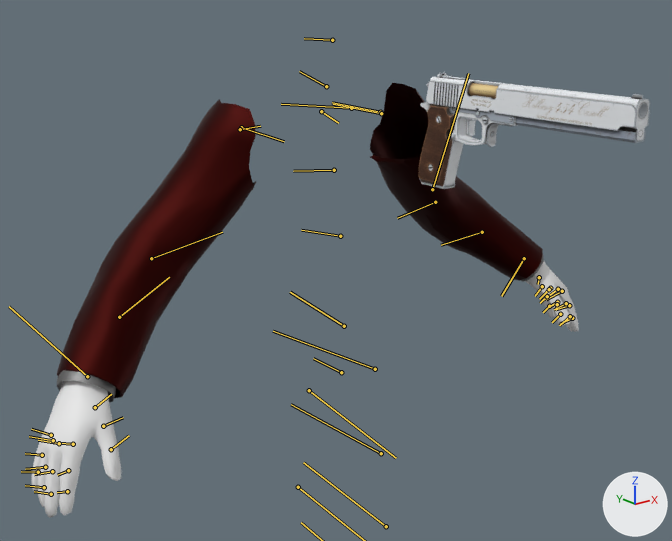
The FBX model GameData/models/weapons/pistol2.fbx as it was, and as the next commit left it.
One viewpoint serves both versions: a camera (50 mm lens) standing at (-1.145, -1.542, 0.077) and looking at (-0.087, -0.219, -0.452). Lighting does not change. The marker at lower right points along +X, +Y and +Z. The bones that bend it are drawn over the model as lines.

The first picture shows 'PlayerModelMerged'.
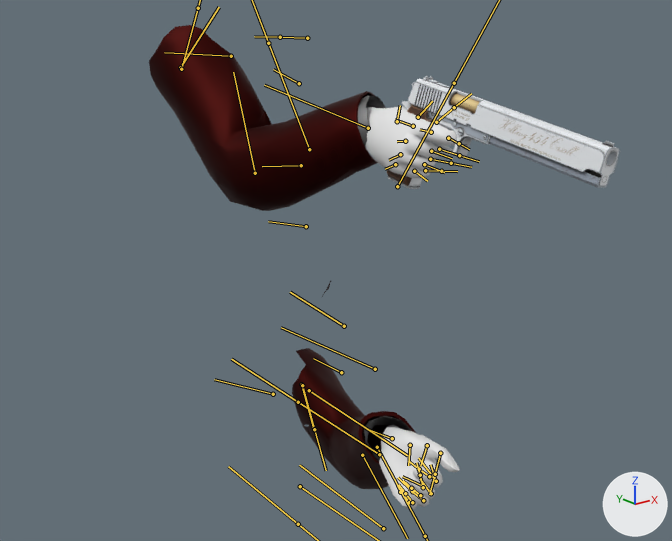
The newer file adds an action. The first version stands in its rest pose; the second is drawn at frame 10 of the action 'root|root|root|root|root|root|Unreal Take|Base Layer'.

The edits, one by one:
Bone 'spine_02' (bone_spine_02) moves from (0.0, 0.0, 0.0) to (1.7, 7.7, 2.7).
Bone 'spine_02' (bone_spine_02) turns from (0, 0, 0) to (1, 5, 0) degrees about its own x, y and z.
Bone 'spine_02' (bone_spine_02) is rescaled from (1.0, 1.0, 1.0) to (1.0, 1.02, 1.0).
Bone 'spine_03' (bone_spine_03) moves from (0.0, 0.0, 0.0) to (-0.7, 0.2, 0.7).
Bone 'clavicle_l' (bone_clavicle_l) moves from (0.0, 0.0, 0.0) to (19.4, 11.3, -66.0).
Bone 'upperarm_l' (bone_upperarm_l) turns from (0, 0, 0) to (-16, 16, -92) degrees about its own x, y and z.
Bone 'lowerarm_l' (bone_lowerarm_l) turns from (0, 0, 0) to (0, 11, -17) degrees about its own x, y and z.
Bone 'hand_l' (bone_hand_l) turns from (0, 0, 0) to (-83, -62, 20) degrees about its own x, y and z.
Bone 'index_01_l' (bone_index_01_l) turns from (0, 0, 0) to (-21, 19, 23) degrees about its own x, y and z.
Bone 'index_02_l' (bone_index_02_l) turns from (0, 0, 0) to (-20, -5, 27) degrees about its own x, y and z.
Bone 'index_03_l' (bone_index_03_l) turns from (0, 0, 0) to (32, -16, 24) degrees about its own x, y and z.
Bone 'middle_01_l' (bone_middle_01_l) turns from (0, 0, 0) to (17, 20, 23) degrees about its own x, y and z.
Bone 'middle_02_l' (bone_middle_02_l) turns from (0, 0, 0) to (-19, 9, 37) degrees about its own x, y and z.
Bone 'middle_03_l' (bone_middle_03_l) turns from (0, 0, 0) to (-9, -11, 44) degrees about its own x, y and z.
Bone 'pinky_01_l' (bone_pinky_01_l) turns from (0, 0, 0) to (-3, 25, 11) degrees about its own x, y and z.
Bone 'pinky_02_l' (bone_pinky_02_l) turns from (0, 0, 0) to (3, 4, 27) degrees about its own x, y and z.
Bone 'pinky_03_l' (bone_pinky_03_l) turns from (0, 0, 0) to (-8, 1, 51) degrees about its own x, y and z.
Bone 'ring_01_l' (bone_ring_01_l) turns from (0, 0, 0) to (10, 24, 14) degrees about its own x, y and z.
Bone 'ring_02_l' (bone_ring_02_l) turns from (0, 0, 0) to (4, 3, 38) degrees about its own x, y and z.
Bone 'ring_03_l' (bone_ring_03_l) turns from (0, 0, 0) to (-7, 2, 50) degrees about its own x, y and z.
Bone 'thumb_01_l' (bone_thumb_01_l) turns from (0, 0, 0) to (17, -12, -7) degrees about its own x, y and z.
Bone 'thumb_02_l' (bone_thumb_02_l) turns from (0, 0, 0) to (2, 4, 6) degrees about its own x, y and z.
Bone 'thumb_03_l' (bone_thumb_03_l) turns from (0, 0, 0) to (2, 0, 13) degrees about its own x, y and z.
Bone 'clavicle_r' (bone_clavicle_r) moves from (0.0, 0.0, 0.0) to (-11.0, 1.6, -11.1).
Bone 'clavicle_r' (bone_clavicle_r) turns from (0, 0, 0) to (-8, 6, 54) degrees about its own x, y and z.
Bone 'upperarm_r' (bone_upperarm_r) turns from (0, 0, 0) to (-5, 71, -89) degrees about its own x, y and z.
Bone 'lowerarm_r' (bone_lowerarm_r) turns from (0, 0, 0) to (-3, 11, -32) degrees about its own x, y and z.
Bone 'hand_r' (bone_hand_r) moves from (0.0, 0.0, 0.0) to (0.0, -0.8, -0.2).
Bone 'hand_r' (bone_hand_r) turns from (0, 0, 0) to (13, -31, -27) degrees about its own x, y and z.
Bone 'index_01_r' (bone_index_01_r) turns from (0, 0, 0) to (-19, -1, -9) degrees about its own x, y and z.
Bone 'index_03_r' (bone_index_03_r) turns from (0, 0, 0) to (-5, 12, 70) degrees about its own x, y and z.
Bone 'middle_01_r' (bone_middle_01_r) turns from (0, 0, 0) to (-10, 6, 24) degrees about its own x, y and z.
Bone 'middle_02_r' (bone_middle_02_r) turns from (0, 0, 0) to (0, 2, 73) degrees about its own x, y and z.
Bone 'middle_03_r' (bone_middle_03_r) turns from (0, 0, 0) to (-1, 2, 55) degrees about its own x, y and z.
Bone 'pinky_01_r' (bone_pinky_01_r) turns from (0, 0, 0) to (2, 11, 25) degrees about its own x, y and z.
Bone 'pinky_02_r' (bone_pinky_02_r) turns from (0, 0, 0) to (-12, -4, 67) degrees about its own x, y and z.
Bone 'pinky_03_r' (bone_pinky_03_r) turns from (0, 0, 0) to (8, 1, 63) degrees about its own x, y and z.
Bone 'ring_01_r' (bone_ring_01_r) turns from (0, 0, 0) to (-6, 2, 22) degrees about its own x, y and z.
Bone 'ring_02_r' (bone_ring_02_r) turns from (0, 0, 0) to (1, 2, 83) degrees about its own x, y and z.
Bone 'ring_03_r' (bone_ring_03_r) turns from (0, 0, 0) to (1, 0, 38) degrees about its own x, y and z.
Bone 'thumb_01_r' (bone_thumb_01_r) turns from (0, 0, 0) to (22, 9, 9) degrees about its own x, y and z.
Bone 'thumb_02_r' (bone_thumb_02_r) turns from (0, 0, 0) to (0, -8, 15) degrees about its own x, y and z.
Bone 'thumb_03_r' (bone_thumb_03_r) turns from (0, 0, 0) to (0, 0, 21) degrees about its own x, y and z.
Bone 'pistol' (bone_pistol) moves from (0.0, 0.0, 0.0) to (-49.2, -54.7, -24.2).
Bone 'pistol' (bone_pistol) turns from (0, 0, 0) to (74, -8, -24) degrees about its own x, y and z.

Where the change shows, as pixel boxes (x1, y1, x2, y2) in the pictures (672 x 541 px):
'PlayerModelMerged', posed (24% narrower, 9% taller): before (31, 72, 650, 518); after (149, 25, 620, 510)
bone 'spine_02', root to tip: before (340, 236) to (301, 230); after (306, 226) to (268, 221)
bone 'spine_03', root to tip: before (334, 170) to (293, 171); after (301, 165) to (262, 166)
bone 'clavicle_l', root to tip: before (351, 108) to (281, 104); after (273, 394) to (214, 379)
bone 'upperarm_l', root to tip: before (380, 112) to (332, 102); after (301, 384) to (313, 428)
bone 'lowerarm_l', root to tip: before (435, 202) to (397, 218); after (362, 455) to (407, 538)
bone 'hand_l', root to tip: before (524, 258) to (501, 296); after (392, 438) to (366, 428)
bone 'index_01_l', root to tip: before (562, 291) to (546, 299); after (432, 476) to (418, 458)
bone 'index_02_l', root to tip: before (569, 305) to (556, 309); after (436, 481) to (430, 464)
bone 'index_03_l', root to tip: before (572, 318) to (560, 324); after (429, 476) to (419, 469)
bone 'middle_01_l', root to tip: before (558, 289) to (543, 299); after (424, 486) to (402, 476)
bone 'middle_02_l', root to tip: before (566, 303) to (554, 309); after (431, 493) to (420, 479)
bone 'middle_03_l', root to tip: before (570, 316) to (559, 325); after (423, 487) to (420, 475)
bone 'pinky_01_l', root to tip: before (542, 286) to (535, 296); after (400, 492) to (394, 479)
bone 'pinky_02_l', root to tip: before (547, 296) to (540, 303); after (409, 502) to (400, 489)
bone 'pinky_03_l', root to tip: before (549, 306) to (543, 312); after (412, 502) to (405, 493)
bone 'ring_01_l', root to tip: before (550, 288) to (539, 299); after (412, 491) to (398, 477)
bone 'ring_02_l', root to tip: before (557, 302) to (548, 307); after (423, 500) to (409, 489)
bone 'ring_03_l', root to tip: before (560, 314) to (552, 322); after (420, 495) to (411, 488)
bone 'thumb_01_l', root to tip: before (539, 277) to (538, 284); after (410, 445) to (408, 465)
bone 'thumb_02_l', root to tip: before (549, 289) to (546, 292); after (427, 445) to (420, 466)
bone 'thumb_03_l', root to tip: before (557, 304) to (556, 310); after (440, 453) to (435, 474)
bone 'clavicle_r', root to tip: before (321, 111) to (338, 123); after (231, 56) to (164, 52)
bone 'upperarm_r', root to tip: before (241, 127) to (284, 141); after (180, 67) to (219, 7)
bone 'lowerarm_r', root to tip: before (151, 258) to (222, 232); after (255, 173) to (233, 72)
bone 'hand_r', root to tip: before (87, 376) to (9, 306); after (368, 128) to (264, 85)
bone 'index_01_r', root to tip: before (73, 444) to (58, 443); after (413, 126) to (395, 119)
bone 'index_03_r', root to tip: before (67, 491) to (57, 492); after (448, 138) to (459, 143)
bone 'middle_01_r', root to tip: before (59, 443) to (38, 440); after (405, 141) to (397, 141)
bone 'middle_02_r', root to tip: before (52, 471) to (34, 474); after (431, 151) to (452, 158)
bone 'middle_03_r', root to tip: before (51, 494) to (34, 491); after (439, 149) to (459, 155)
bone 'pinky_01_r', root to tip: before (51, 435) to (31, 429); after (395, 164) to (385, 169)
bone 'pinky_02_r', root to tip: before (42, 455) to (25, 453); after (414, 171) to (427, 181)
bone 'pinky_03_r', root to tip: before (38, 472) to (21, 471); after (425, 170) to (441, 171)
bone 'ring_01_r', root to tip: before (53, 440) to (29, 436); after (400, 154) to (389, 160)
bone 'ring_02_r', root to tip: before (45, 467) to (25, 469); after (424, 164) to (444, 172)
bone 'ring_03_r', root to tip: before (44, 487) to (25, 485); after (430, 159) to (451, 163)
bone 'thumb_01_r', root to tip: before (95, 407) to (111, 394); after (397, 121) to (400, 105)
bone 'thumb_02_r', root to tip: before (103, 426) to (123, 417); after (418, 117) to (432, 101)
bone 'thumb_03_r', root to tip: before (111, 449) to (129, 435); after (436, 122) to (454, 107)
bone 'pistol', root to tip: before (432, 189) to (468, 73); after (397, 186) to (454, 83)
